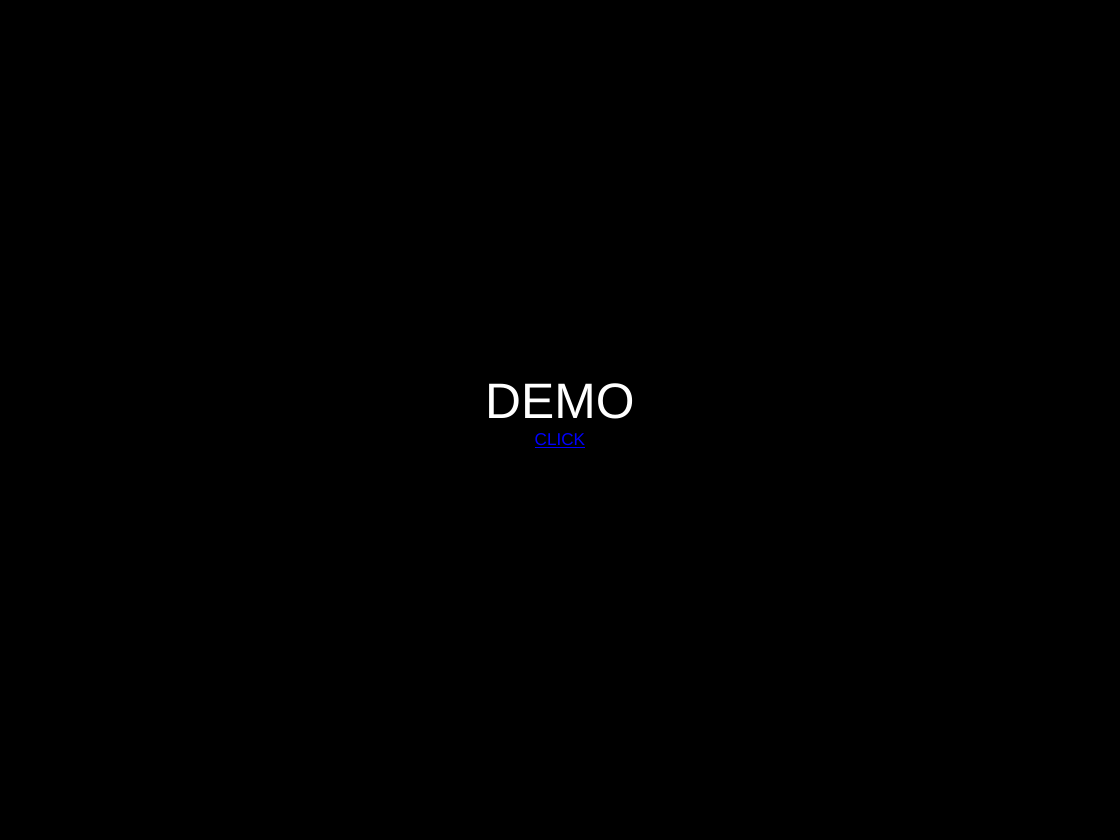
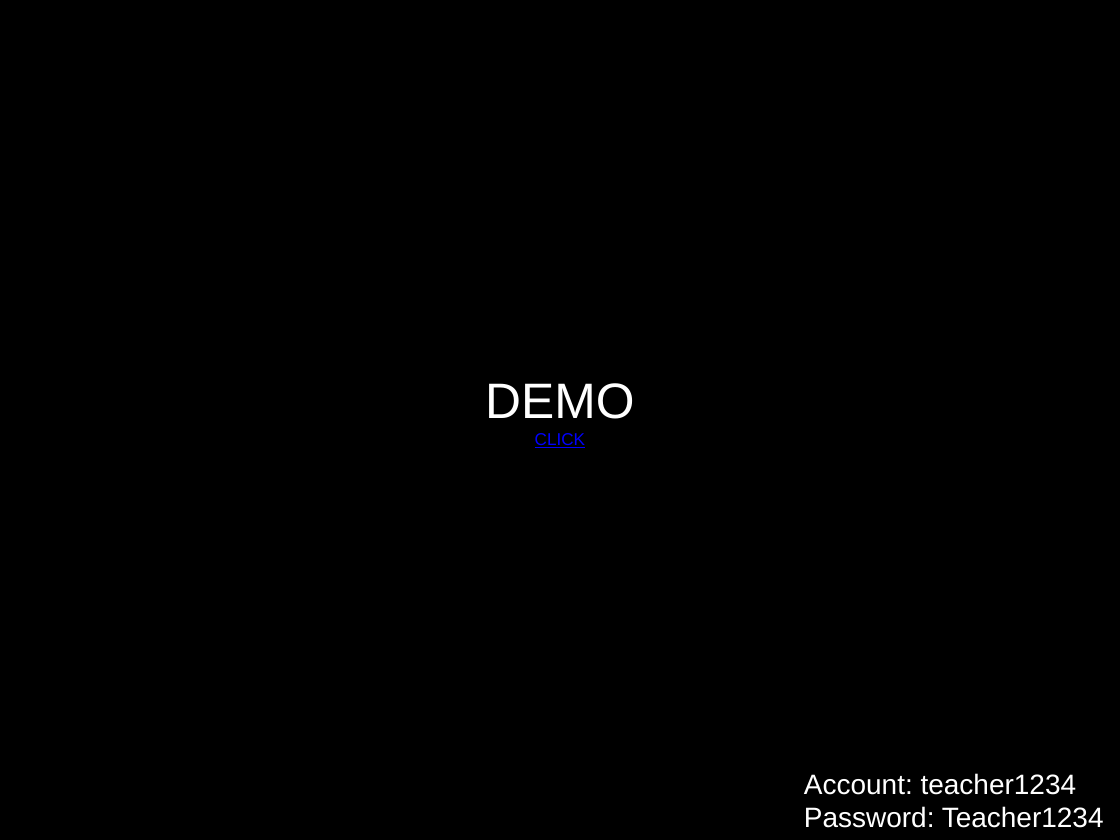
Before and after one commit to LutherTsaiTW/2015SoftwareEngineering, a slide deck: slide 9 of Phase03_Doc/Presentation/Final Presentations.pptx. Drawn at 1120x840 pixels with LibreOffice and Linux fonts; fonts in the diff are those of the drawing. Boxes give left, top, right and bottom in pixels: in the first picture for what was removed or moved away, otherwise in the second. Text is boxed around its words. In the diff, an @@ line names an element or a change of style, - is before the commit and + after.

```diff
--- a/Phase03_Doc/Presentation/Final Presentations.pptx
+++ b/Phase03_Doc/Presentation/Final Presentations.pptx
@@ text added at (x1=804, y1=773, x2=1104, y2=828), 18 pt, text #FFFFFF @@
+Account: teacher1234
+Password: Teacher1234
```
Also in this commit, not shown: 6 other slides changed, 5 other files.
